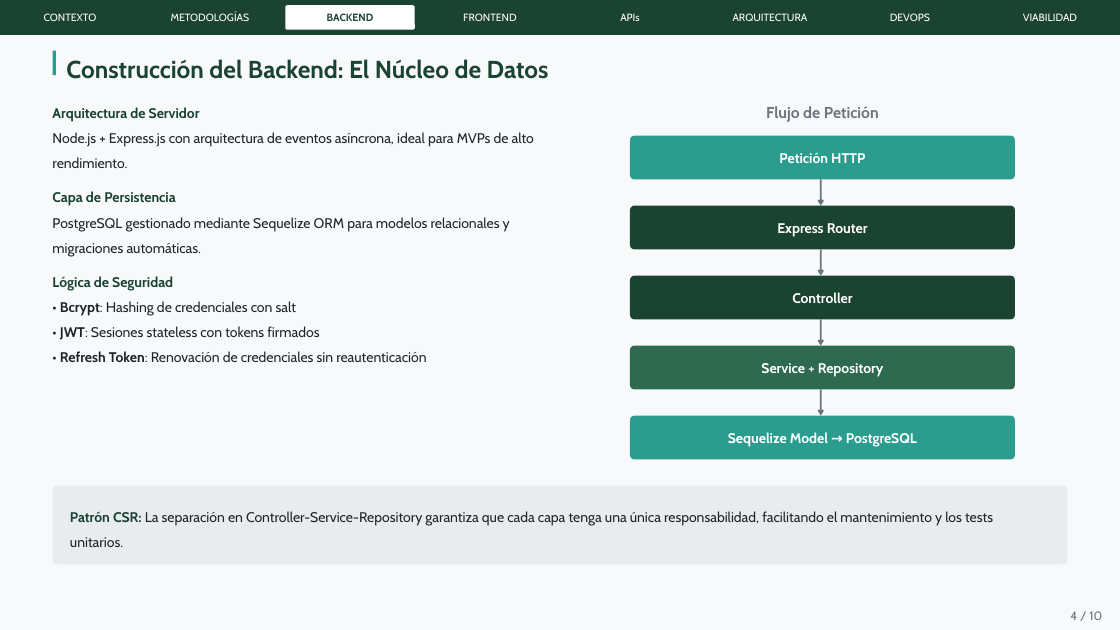
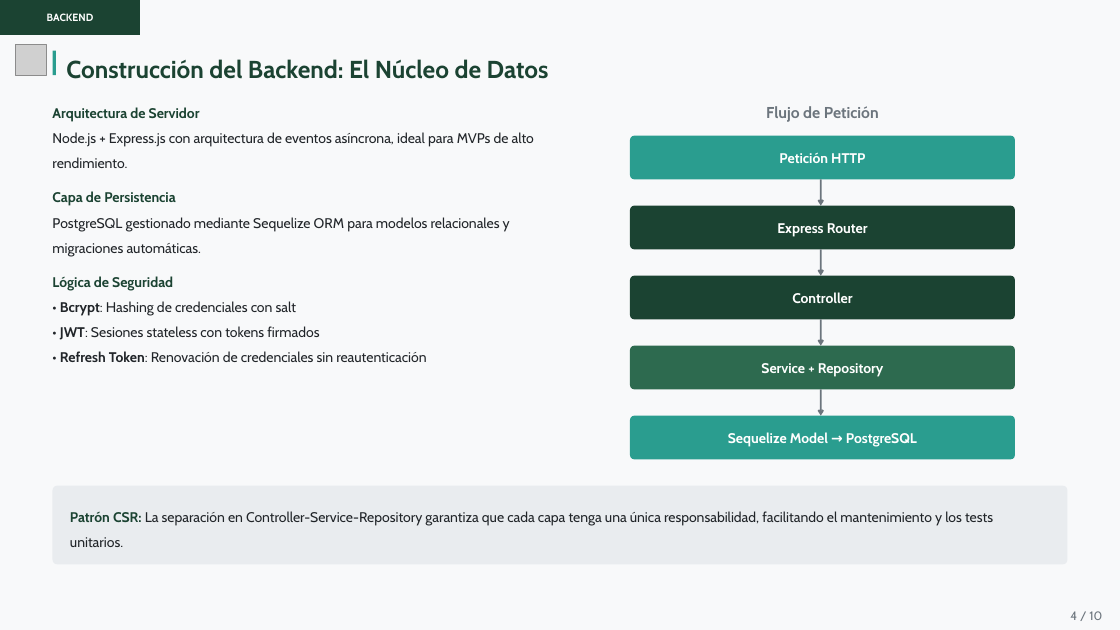
Before and after one commit to nicowooow/Proyecto-FP, a slide deck: slide 4 of documentos/YourTree.pptx. Drawn at 1120x630 pixels with LibreOffice and Linux fonts; fonts in the diff are those of the drawing; grey boxes stand for pictures. Boxes give left, top, right and bottom in pixels: in the first picture for what was removed or moved away, otherwise in the second. Text is boxed around its words. In the diff, an @@ line names an element or a change of style, - is before the commit and + after.

```diff
--- a/documentos/YourTree.pptx
+++ b/documentos/YourTree.pptx
@@ rectangle "BACKEND": place and size @@
-rectangle "BACKEND" at [327,13,374,21]
+rectangle "BACKEND" at [0,0,140,35]
@@ rectangle "BACKEND" at [0,0,140,35]: text colour #1B4332 to #FFFFFF; fill none to #1B4332 @@
@@ rectangle removed at [0,0,1120,35] @@
@@ text removed at [44,13,97,21] @@
-CONTEXTO
@@ text removed at [171,13,250,21] @@
-METODOLOGÍAS
@@ rounded rectangle removed at [285,5,415,30] @@
@@ text removed at [463,13,517,21] @@
-FRONTEND
@@ text removed at [620,13,639,21] @@
-APIs
@@ text removed at [733,13,808,21] @@
-ARQUITECTURA
@@ text removed at [890,13,930,21] @@
-DEVOPS
@@ text removed at [1023,13,1077,21] @@
-VIABILIDAD
@@ picture added at [15,45,46,76] @@
```
Also in this commit, not shown: 8 other slides changed, 2 slides added, 8 other files.
